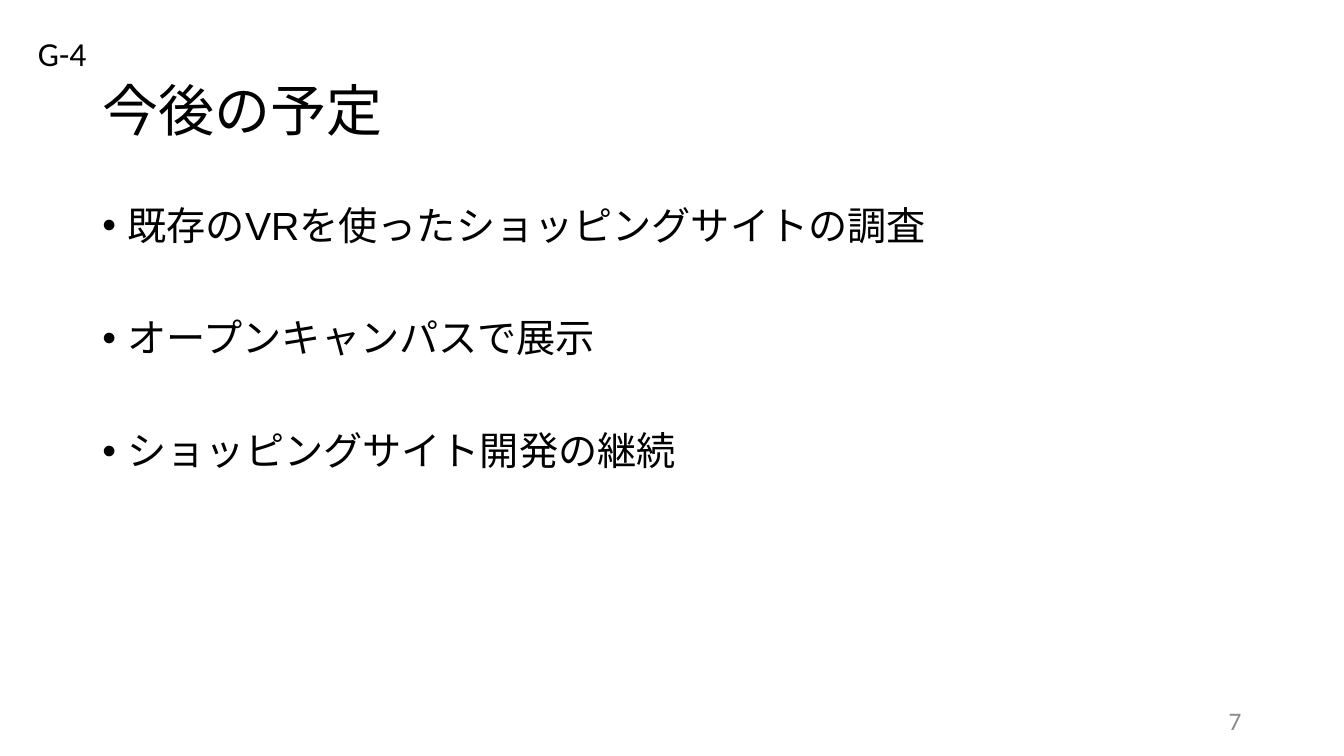
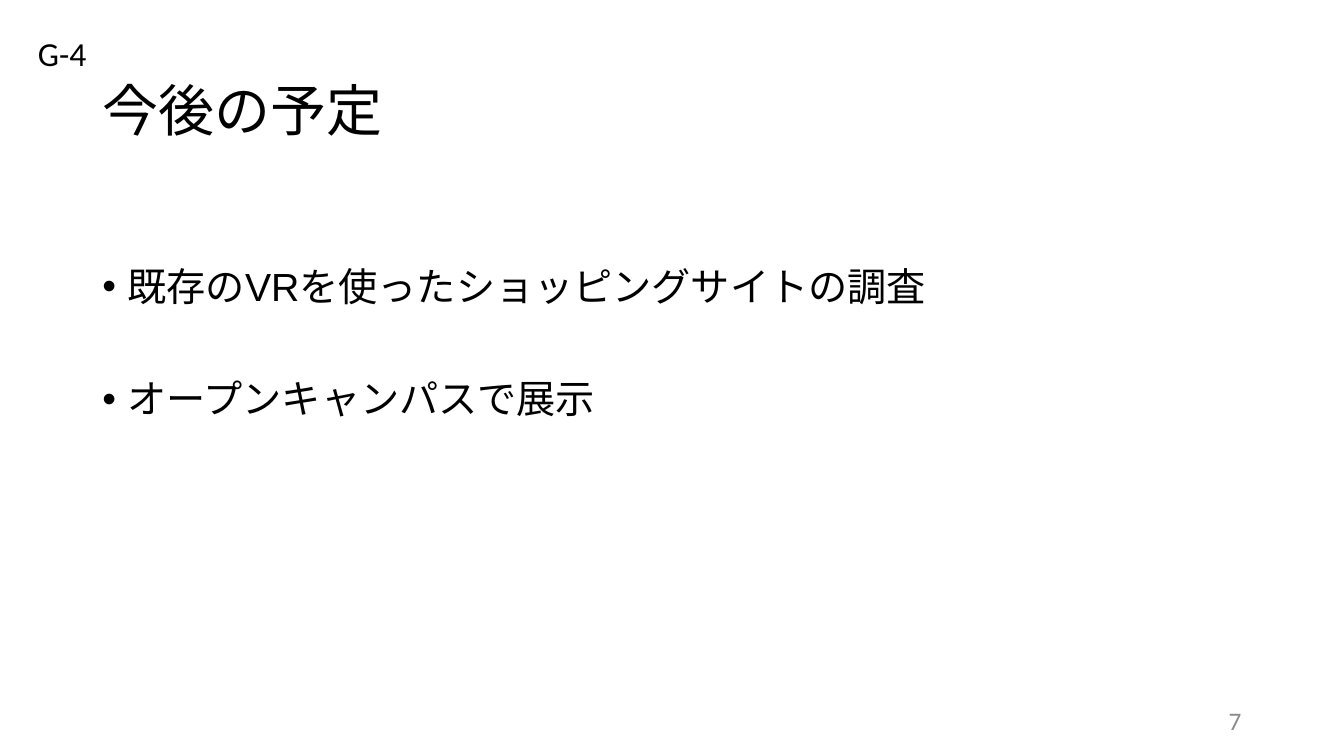
Before and after one commit to yamako0/dissertation, a slide deck: slide 7 of スライド/20170720_中間発表.pptx. Drawn at 1344x756 pixels with LibreOffice and Linux fonts; fonts in the diff are those of the drawing. Boxes give left, top, right and bottom in pixels: in the first picture for what was removed or moved away, otherwise in the second. Text is boxed around its words. In the diff, an @@ line names an element or a change of style, - is before the commit and + after.

```diff
--- a/スライド/20170720_中間発表.pptx
+++ b/スライド/20170720_中間発表.pptx
@@ text at bbox=[128, 432, 676, 469]: paragraph removed @@
-• ショッピングサイト開発の継続
```
